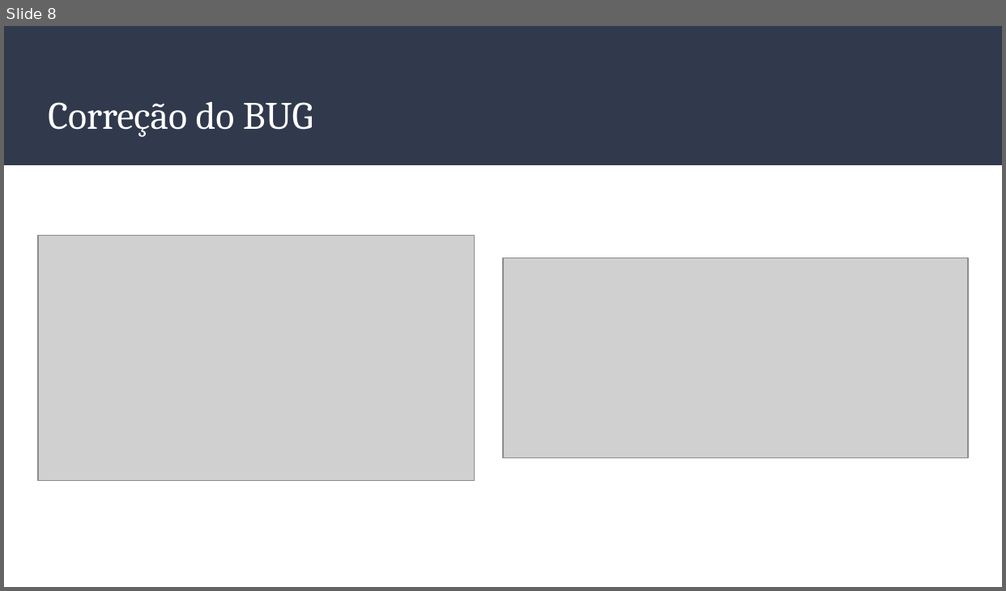
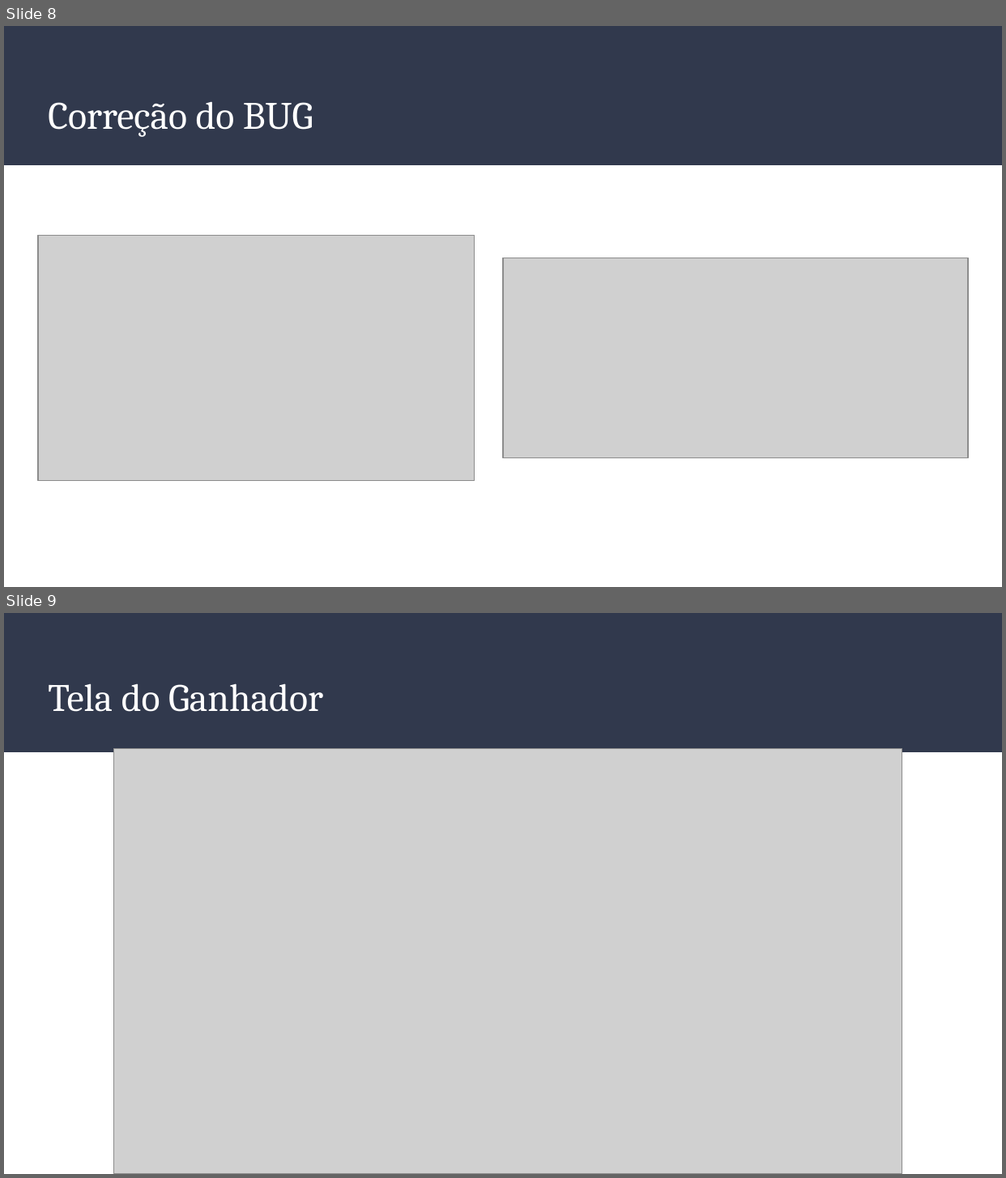
Before and after one commit to Glomyer/LPC_003_Pong, a slide deck: media/presentation.odp. Shown one above the other, each under a label of ours: slide 8 before the commit, slides 8 and 9 after it. The pictures are 1006x591 and 1006x1178 pixels, drawn with LibreOffice and Linux fonts; fonts in the diff are those of the drawing; grey boxes stand for pictures. Boxes give left, top, right and bottom in pixels: in the first picture for what was removed or moved away, otherwise in the second. Text is boxed around its words. In the diff, an @@ line names an element or a change of style, - is before the commit and + after.

```diff
--- a/media/presentation.odp
+++ b/media/presentation.odp
@@ slide 9 added at bbox=[4, 613, 1002, 1174], background #FFFFFF; not listed: 1 template element that a slide beside it also shows @@
@@ title added at bbox=[48, 683, 323, 712], 28 pt, text #FFFFFF @@
+Tela do Ganhador
@@ picture added at bbox=[114, 749, 902, 1174] @@
```
Also in this commit, not shown: 1 slide removed, 1 other file.
